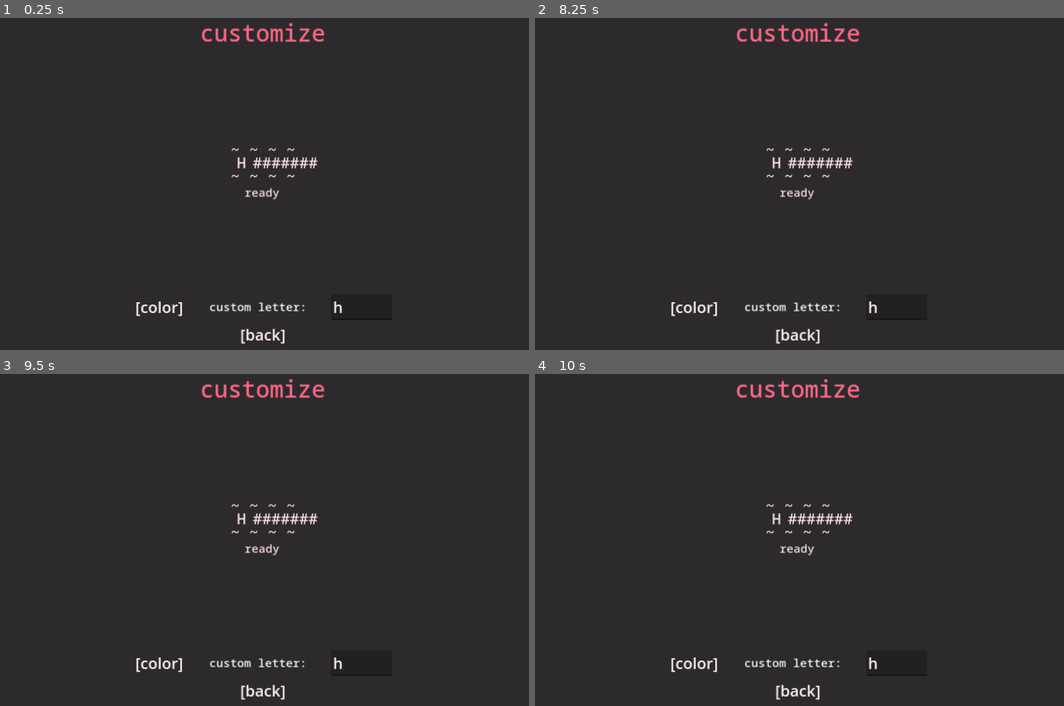
Above: before the commit, frames 1-4 (two rows, left to right).
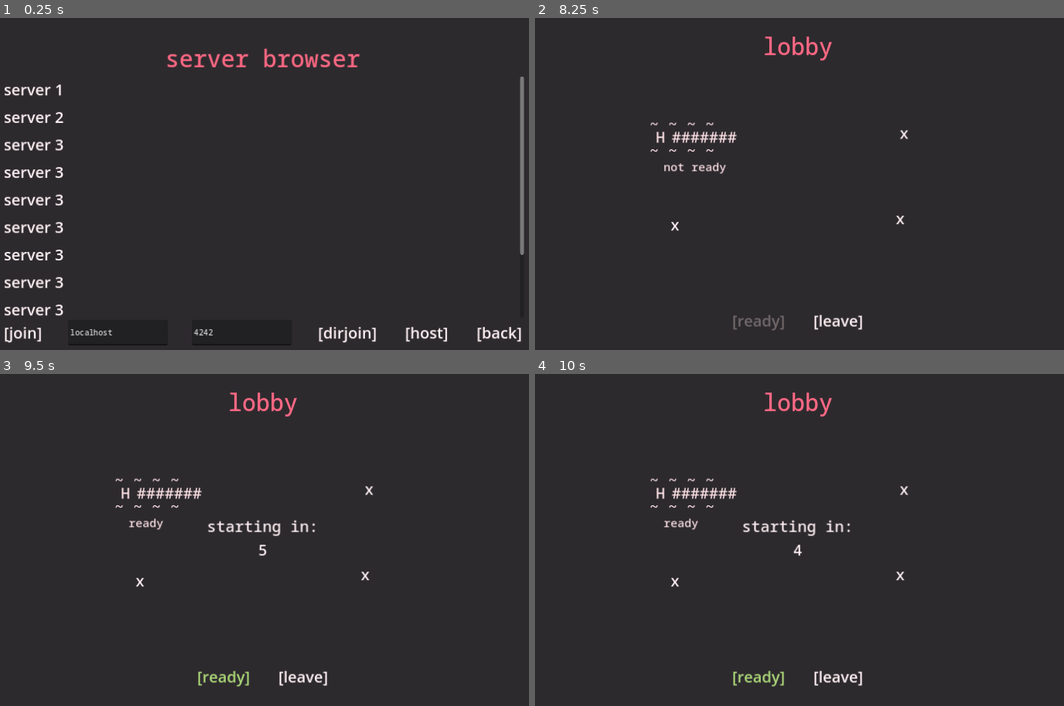
Above: after the commit, the same moments.

Repository: 4efk/new-mp-game
Game: Godot game, scene res://Menu/main_menu.tscn
Same seed, same stepped clock (60 frames per second), same inputs: the game is played once before the commit and once after it.
Inputs (mouse positions are in pixels of both pictures, inside the frame that each line leads up to):
- Up to frame 1 (0.25 s): no input
- Up to frame 2 (8.25 s): click (566, 87) at 0.5 s, where only the run after the commit has a clickable "server 1"; click (566, 117) at 1.25 s, where only the run after the commit has a clickable "server 2"; click (566, 144) at 2 s, where only the run after the commit has a clickable "server 3"; click (566, 170) at 2.75 s, where only the run after the commit has a clickable "server 3"; click (566, 200) at 3.5 s, where only the run after the commit has a clickable "server 3"; click (566, 227) at 4.25 s, where only the run after the commit has a clickable "server 3"; click (566, 253) at 5 s, where only the run after the commit has a clickable "server 3"; click (566, 280) at 5.75 s, where only the run after the commit has a clickable "server 3"; click (566, 310) at 6.5 s, where only the run after the commit has a clickable "server 3"; click (566, 336) at 7.25 s, where only the run after the commit has a clickable "server 3"; click (963, 333) at 8 s, where only the run after the commit has a clickable "[host]"
- Up to frame 3 (9.5 s): click (222, 676) at 8.75 s, where only the run after the commit has a clickable "[ready]"
- Up to frame 4 (10 s): click (757, 676) at 9.5 s, where only the run after the commit has a clickable "[ready]"

The runs differ from the first frame. In frame 1, 5.5% of the frame differs, in the area x 0-100%, y 1-99%; in frame 2, 2.9%; in frame 3, 3.1%; in frame 4, 3.1%.

Commit message:
server browser work

Diff:
--- a/src/Menu/main_menu.tscn
+++ b/src/Menu/main_menu.tscn
@@ -110,7 +110,6 @@
 flat = true
 
 [node name="HostJoinBrowser" type="Control" parent="."]
-visible = false
 layout_mode = 1
 anchors_preset = 15
 anchor_right = 1.0
@@ -129,6 +128,7 @@
 offset_right = -100.0
 grow_horizontal = 2
 grow_vertical = 2
+alignment = 1
 
 [node name="Title" type="Label" parent="HostJoinBrowser/VBoxContainer"]
 layout_mode = 2
@@ -138,12 +138,16 @@
 text = "server browser"
 horizontal_alignment = 1
 
-[node name="Servers" type="VBoxContainer" parent="HostJoinBrowser/VBoxContainer"]
+[node name="ScrollContainer" type="ScrollContainer" parent="HostJoinBrowser/VBoxContainer"]
 custom_minimum_size = Vector2(0, 500)
 layout_mode = 2
-
-[node name="Server1" type="Button" parent="HostJoinBrowser/VBoxContainer/Servers"]
-visible = false
+horizontal_scroll_mode = 0
+
+[node name="Servers" type="VBoxContainer" parent="HostJoinBrowser/VBoxContainer/ScrollContainer"]
+custom_minimum_size = Vector2(0, 500)
+layout_mode = 2
+
+[node name="Server1" type="Button" parent="HostJoinBrowser/VBoxContainer/ScrollContainer/Servers"]
 layout_mode = 2
 focus_mode = 0
 theme_override_colors/font_hover_color = Color(0.521569, 0.854902, 0.8, 1)
@@ -152,8 +156,7 @@
 text = "server 1"
 flat = true
 
-[node name="Server2" type="Button" parent="HostJoinBrowser/VBoxContainer/Servers"]
-visible = false
+[node name="Server2" type="Button" parent="HostJoinBrowser/VBoxContainer/ScrollContainer/Servers"]
 layout_mode = 2
 focus_mode = 0
 theme_override_colors/font_hover_color = Color(0.521569, 0.854902, 0.8, 1)
@@ -162,8 +165,88 @@
 text = "server 2"
 flat = true
 
-[node name="Server3" type="Button" parent="HostJoinBrowser/VBoxContainer/Servers"]
-visible = false
+[node name="Server3" type="Button" parent="HostJoinBrowser/VBoxContainer/ScrollContainer/Servers"]
+layout_mode = 2
+focus_mode = 0
+theme_override_colors/font_hover_color = Color(0.521569, 0.854902, 0.8, 1)
+theme_override_colors/font_color = Color(1, 0.945098, 0.952941, 1)
+theme_override_font_sizes/font_size = 32
+text = "server 3"
+flat = true
+
+[node name="Server4" type="Button" parent="HostJoinBrowser/VBoxContainer/ScrollContainer/Servers"]
+layout_mode = 2
+focus_mode = 0
+theme_override_colors/font_hover_color = Color(0.521569, 0.854902, 0.8, 1)
+theme_override_colors/font_color = Color(1, 0.945098, 0.952941, 1)
+theme_override_font_sizes/font_size = 32
+text = "server 3"
+flat = true
+
+[node name="Server5" type="Button" parent="HostJoinBrowser/VBoxContainer/ScrollContainer/Servers"]
+layout_mode = 2
+focus_mode = 0
+theme_override_colors/font_hover_color = Color(0.521569, 0.854902, 0.8, 1)
+theme_override_colors/font_color = Color(1, 0.945098, 0.952941, 1)
+theme_override_font_sizes/font_size = 32
+text = "server 3"
+flat = true
+
+[node name="Server6" type="Button" parent="HostJoinBrowser/VBoxContainer/ScrollContainer/Servers"]
+layout_mode = 2
+focus_mode = 0
+theme_override_colors/font_hover_color = Color(0.521569, 0.854902, 0.8, 1)
+theme_override_colors/font_color = Color(1, 0.945098, 0.952941, 1)
+theme_override_font_sizes/font_size = 32
+text = "server 3"
+flat = true
+
+[node name="Server7" type="Button" parent="HostJoinBrowser/VBoxContainer/ScrollContainer/Servers"]
+layout_mode = 2
+focus_mode = 0
+theme_override_colors/font_hover_color = Color(0.521569, 0.854902, 0.8, 1)
+theme_override_colors/font_color = Color(1, 0.945098, 0.952941, 1)
+theme_override_font_sizes/font_size = 32
+text = "server 3"
+flat = true
+
+[node name="Server8" type="Button" parent="HostJoinBrowser/VBoxContainer/ScrollContainer/Servers"]
+layout_mode = 2
+focus_mode = 0
+theme_override_colors/font_hover_color = Color(0.521569, 0.854902, 0.8, 1)
+theme_override_colors/font_color = Color(1, 0.945098, 0.952941, 1)
+theme_override_font_sizes/font_size = 32
+text = "server 3"
+flat = true
+
+[node name="Server9" type="Button" parent="HostJoinBrowser/VBoxContainer/ScrollContainer/Servers"]
+layout_mode = 2
+focus_mode = 0
+theme_override_colors/font_hover_color = Color(0.521569, 0.854902, 0.8, 1)
+theme_override_colors/font_color = Color(1, 0.945098, 0.952941, 1)
+theme_override_font_sizes/font_size = 32
+text = "server 3"
+flat = true
+
+[node name="Server10" type="Button" parent="HostJoinBrowser/VBoxContainer/ScrollContainer/Servers"]
+layout_mode = 2
+focus_mode = 0
+theme_override_colors/font_hover_color = Color(0.521569, 0.854902, 0.8, 1)
+theme_override_colors/font_color = Color(1, 0.945098, 0.952941, 1)
+theme_override_font_sizes/font_size = 32
+text = "server 3"
+flat = true
+
+[node name="Server11" type="Button" parent="HostJoinBrowser/VBoxContainer/ScrollContainer/Servers"]
+layout_mode = 2
+focus_mode = 0
+theme_override_colors/font_hover_color = Color(0.521569, 0.854902, 0.8, 1)
+theme_override_colors/font_color = Color(1, 0.945098, 0.952941, 1)
+theme_override_font_sizes/font_size = 32
+text = "server 3"
+flat = true
+
+[node name="Server12" type="Button" parent="HostJoinBrowser/VBoxContainer/ScrollContainer/Servers"]
 layout_mode = 2
 focus_mode = 0
 theme_override_colors/font_hover_color = Color(0.521569, 0.854902, 0.8, 1)
@@ -603,6 +686,7 @@
 [node name="StartCountdownTimer" type="Timer" parent="Lobby"]
 
 [node name="Customize" type="Control" parent="."]
+visible = false
 layout_mode = 1
 anchors_preset = 15
 anchor_right = 1.0
--- a/src/Networking/networking.gd
+++ b/src/Networking/networking.gd
@@ -8,7 +8,10 @@
 var listener : PacketPeerUDP
 @onready var broadcast_timer: Timer = $BroadcastTimer
 
-var available_servers = []
+var self_server_ip_address : String = 'localhost'
+var self_server_port : int
+
+var available_servers = {}
 var server_info = {}
 var connected_players = {}
 var in_game = false
@@ -17,6 +20,8 @@
 	var peer = ENetMultiplayerPeer.new()
 	peer.create_server(port, 3)
 	multiplayer.multiplayer_peer = peer
+
+	self_server_port = port
 
 	broadcaster = PacketPeerUDP.new()
 	broadcaster.set_broadcast_enabled(true)
@@ -58,7 +63,7 @@
 	print(str(id) + " disconnected")
 
 func advertise_server():
-	broadcaster.put_packet("hi, can you hear me?".to_ascii_buffer())
+	broadcaster.put_packet((self_server_ip_address+'/'+str(self_server_port)+'/'+str(len(Networking.connected_players))).to_ascii_buffer())
 
 func close_server():
 	multiplayer.multiplayer_peer = null
@@ -73,6 +78,11 @@
 	multiplayer.connection_failed.connect(_on_connected_fail)
 	multiplayer.server_disconnected.connect(_on_server_disconnected)
 
+	for address in IP.get_local_addresses():
+		if address.begins_with('192.168'):
+			print(address)
+			self_server_ip_address = address
+
 	# LAN server detection
 	listener = PacketPeerUDP.new()
 	listener.bind(ADVERTISE_LISTEN_PORT)
@@ -80,8 +90,10 @@
 func _process(delta: float) -> void:
 	var packet = listener.get_packet().get_string_from_ascii()
 	if packet:
-		pass #print(packet)
+		var server_data = packet.split('/')
+		available_servers[server_data[0]+':'+server_data[1]] = [server_data[0], int(server_data[1]), int(server_data[2])]
 
+		print(available_servers)
 	#print(multiplayer.get_unique_id(), connected_players, '\n')
 
 func _on_broadcast_timer_timeout() -> void:
--- a/src/project.godot
+++ b/src/project.godot
@@ -10,7 +10,7 @@
 
 [application]
 
-config/name="New Multiplayer Game"
+config/name="ASCII Tanks"
 run/main_scene="res://Menu/main_menu.tscn"
 config/features=PackedStringArray("4.3", "Forward Plus")
 run/max_fps=60
